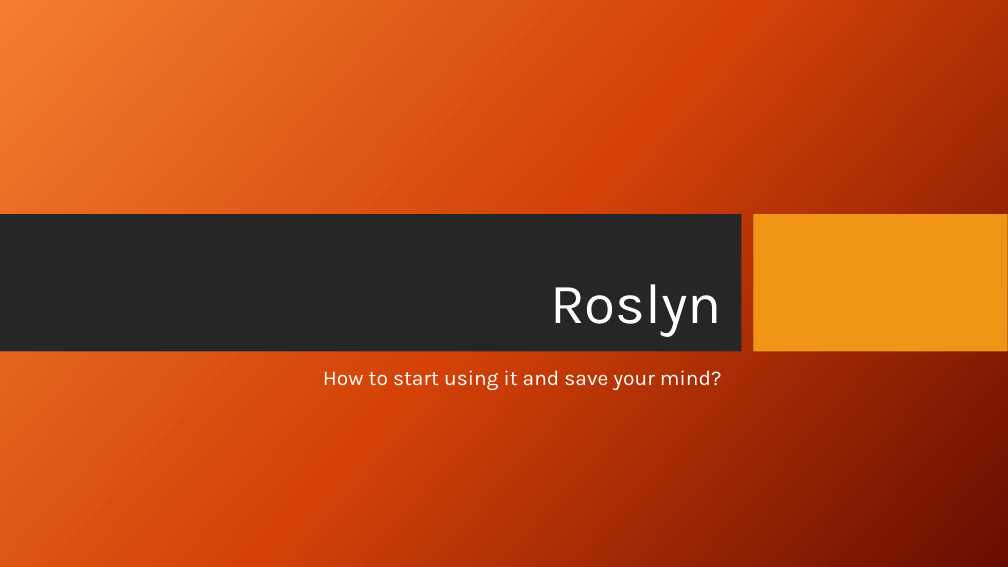
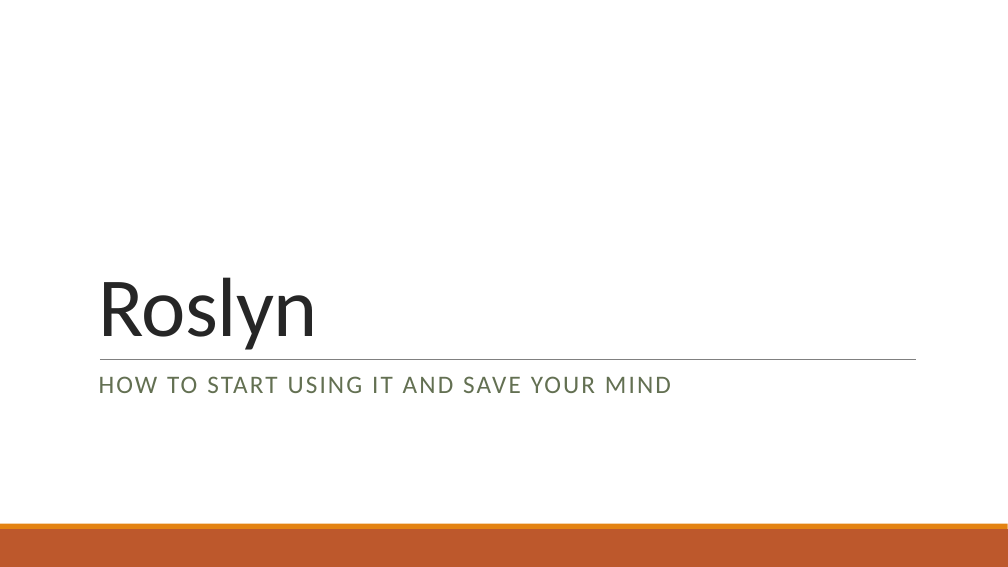
Before and after one commit to kugushev/presentations, a slide deck: slide 1 of P.pptx. Drawn at 1008x567 pixels with LibreOffice and Linux fonts; fonts in the diff are those of the drawing; background and template pictures are left out. Boxes give left, top, right and bottom in pixels: in the first picture for what was removed or moved away, otherwise in the second. Text is boxed around its words. In the diff, an @@ line names an element or a change of style, - is before the commit and + after.

```diff
--- a/P.pptx
+++ b/P.pptx
@@ background picture (left out) to #FFFFFF @@
@@ title "Roslyn": place and size @@
-title "Roslyn" at [550, 284, 722, 337]
+title "Roslyn" at [98, 277, 318, 350]
@@ title "Roslyn" at [98, 277, 318, 350]: size 54 to 80 pt, font Karla to Calibri, text colour #FFFFFF to #262626, letter spacing 0 to -0.5 pt; alignment right to left; line spacing 0.9 to 0.85 @@
@@ rectangle removed at [0, 214, 742, 352] @@
@@ rectangle removed at [753, 214, 1008, 352] @@
@@ line added from (100, 359) to (917, 359), #808080 0.5 pt @@
@@ subtitle at [99, 376, 671, 393]: text changed; size 20 to 24 pt; font Karla to Calibri; text colour #FFFFFF to #637052 @@
-How to start using it and save your mind?
+HOW TO START USING IT AND SAVE YOUR MIND
@@ rectangle added at [0, 529, 1008, 567], fill #BD582C @@
@@ rectangle added at [0, 524, 1008, 529], fill #E48312 @@
```
Also in this commit, not shown: 2 slides added, 15 other files.
